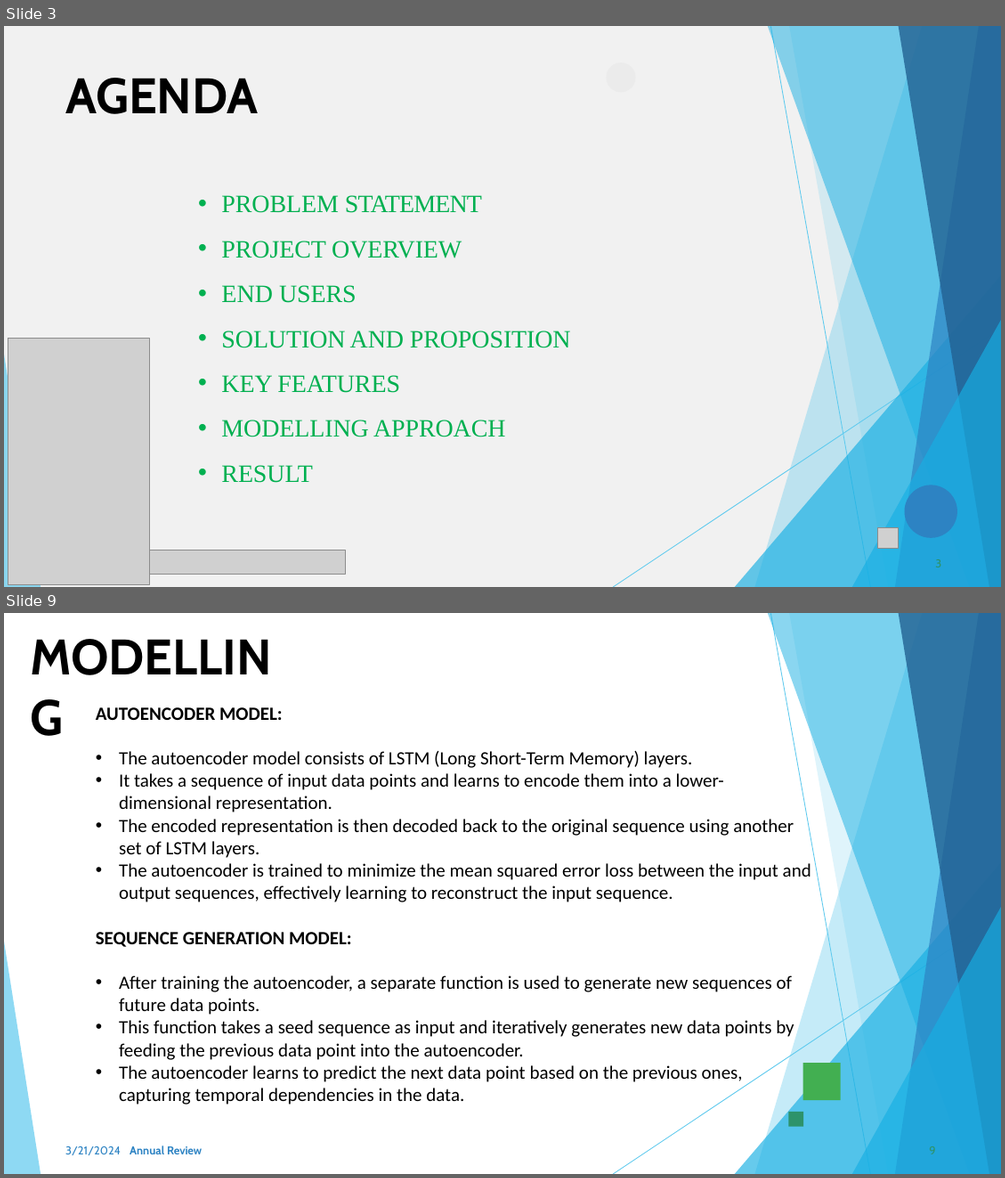
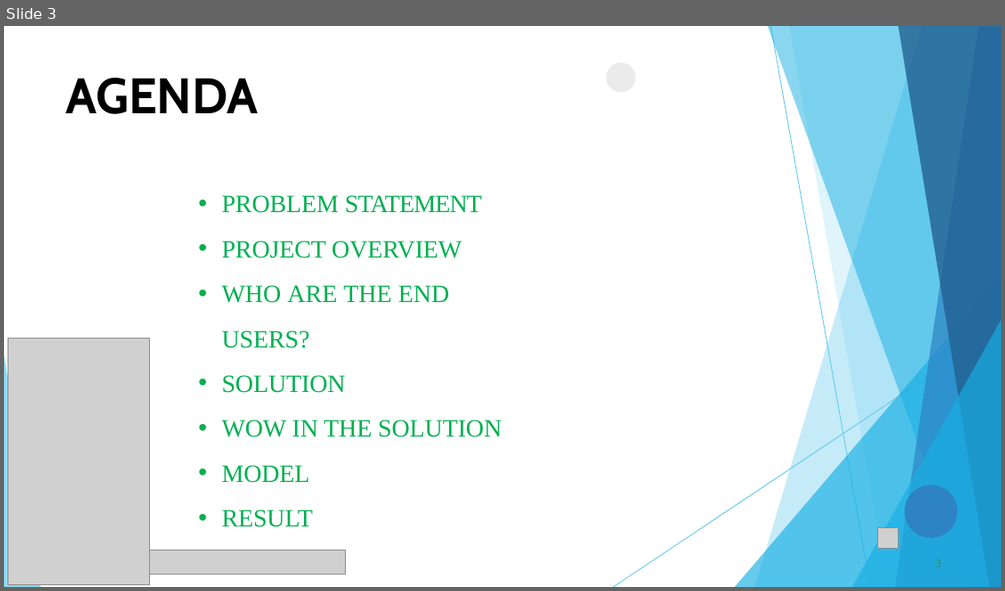
Before and after one commit to Praveena1108/tnsdc-genAI, a slide deck: TNSDC-GENAI PPT.pptx. Shown one above the other, each under a label of ours: slides 3 and 9 before the commit, slide 3 after it; the slides between them are not shown. The pictures are 1005x1178 and 1005x591 pixels, drawn with LibreOffice and Linux fonts; fonts in the diff are those of the drawing; grey boxes stand for pictures; background and template pictures are left out. Boxes give left, top, right and bottom in pixels: in the first picture for what was removed or moved away, otherwise in the second. Text is boxed around its words. In the diff, an @@ line names an element or a change of style, - is before the commit and + after.

```diff
--- a/TNSDC-GENAI PPT.pptx
+++ b/TNSDC-GENAI PPT.pptx
@@ slide 9 removed at (x1=4, y1=613, x2=1001, y2=1174), background #FFFFFF @@
@@ title removed at (x1=29, y1=625, x2=299, y2=686) @@
-MODELLING
@@ freeform shape removed at (x1=755, y1=613, x2=1001, y2=1174) @@
@@ freeform shape removed at (x1=768, y1=613, x2=1001, y2=1174) @@
@@ freeform shape removed at (x1=771, y1=614, x2=871, y2=1174) @@
@@ freeform shape removed at (x1=789, y1=613, x2=1001, y2=1174) @@
@@ freeform shape removed at (x1=896, y1=613, x2=1001, y2=1174) @@
@@ freeform shape removed at (x1=898, y1=613, x2=1001, y2=1174) @@
@@ text removed at (x1=96, y1=707, x2=811, y2=1104) @@
-AUTOENCODER MODEL:
-• The autoencoder model consists of LSTM (Long Short-Term Memory) layers.
-• It takes a sequence of input data points and learns to encode them into a lower-dimensional representation.
-• The encoded representation is then decoded back to the original sequence using another set of LSTM layers.
-• The autoencoder is trained to minimize the mean squared error loss between the input and output sequences, effectively learning to reconstruct the input sequence.
-SEQUENCE GENERATION MODEL:
-• After training the autoencoder, a separate function is used to generate new sequences of future data points.
-• This function takes a seed sequence as input and iteratively generates new data points by feeding the previous data point into the autoencoder.
-• The autoencoder learns to predict the next data point based on the previous ones, capturing temporal dependencies in the data.
@@ freeform shape removed at (x1=735, y1=862, x2=1001, y2=1174) @@
@@ freeform shape removed at (x1=614, y1=915, x2=1001, y2=1174) @@
@@ freeform shape removed at (x1=852, y1=907, x2=1001, y2=1174) @@
@@ freeform shape removed at (x1=4, y1=941, x2=40, y2=1174) @@
@@ freeform shape removed at (x1=803, y1=1062, x2=841, y2=1100) @@
@@ freeform shape removed at (x1=788, y1=1111, x2=803, y2=1127) @@
@@ text removed at (x1=65, y1=1145, x2=202, y2=1155) @@
-3/21/2024 Annual Review
@@ page number removed at (x1=929, y1=1146, x2=935, y2=1154) @@
-9
@@ slide 3 changed as well @@
@@ freeform shape removed at (x1=4, y1=26, x2=1001, y2=587) @@
@@ text at (x1=222, y1=285, x2=502, y2=483): text changed @@
-• END USERS
-• SOLUTION AND PROPOSITION
-• KEY FEATURES
-• MODELLING APPROACH
+• WHO ARE THE END USERS?
+• SOLUTION
+• WOW IN THE SOLUTION
+• MODEL
```
Also in this commit, not shown: 8 other slides changed, 2 slides added, 1 other slide removed.
